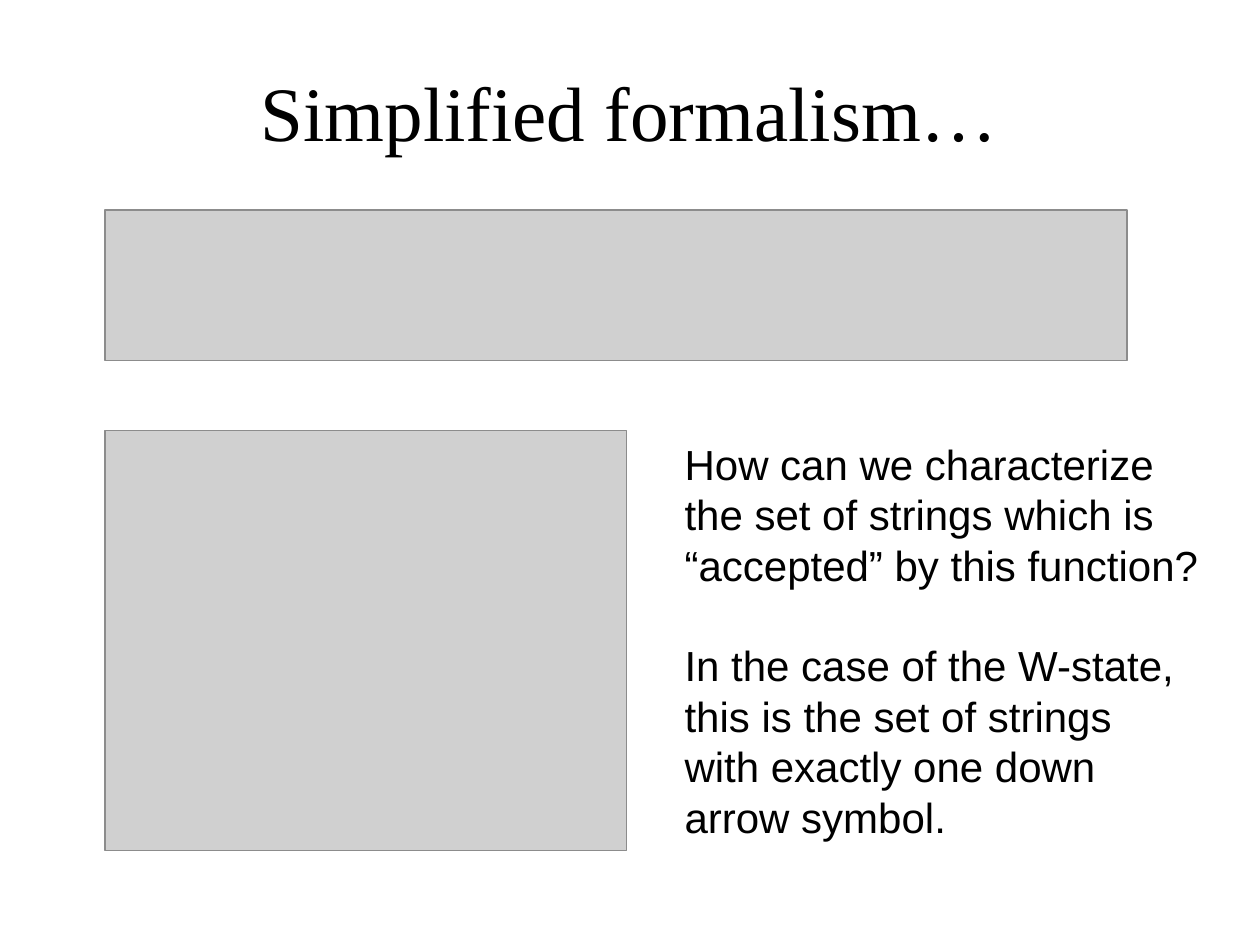
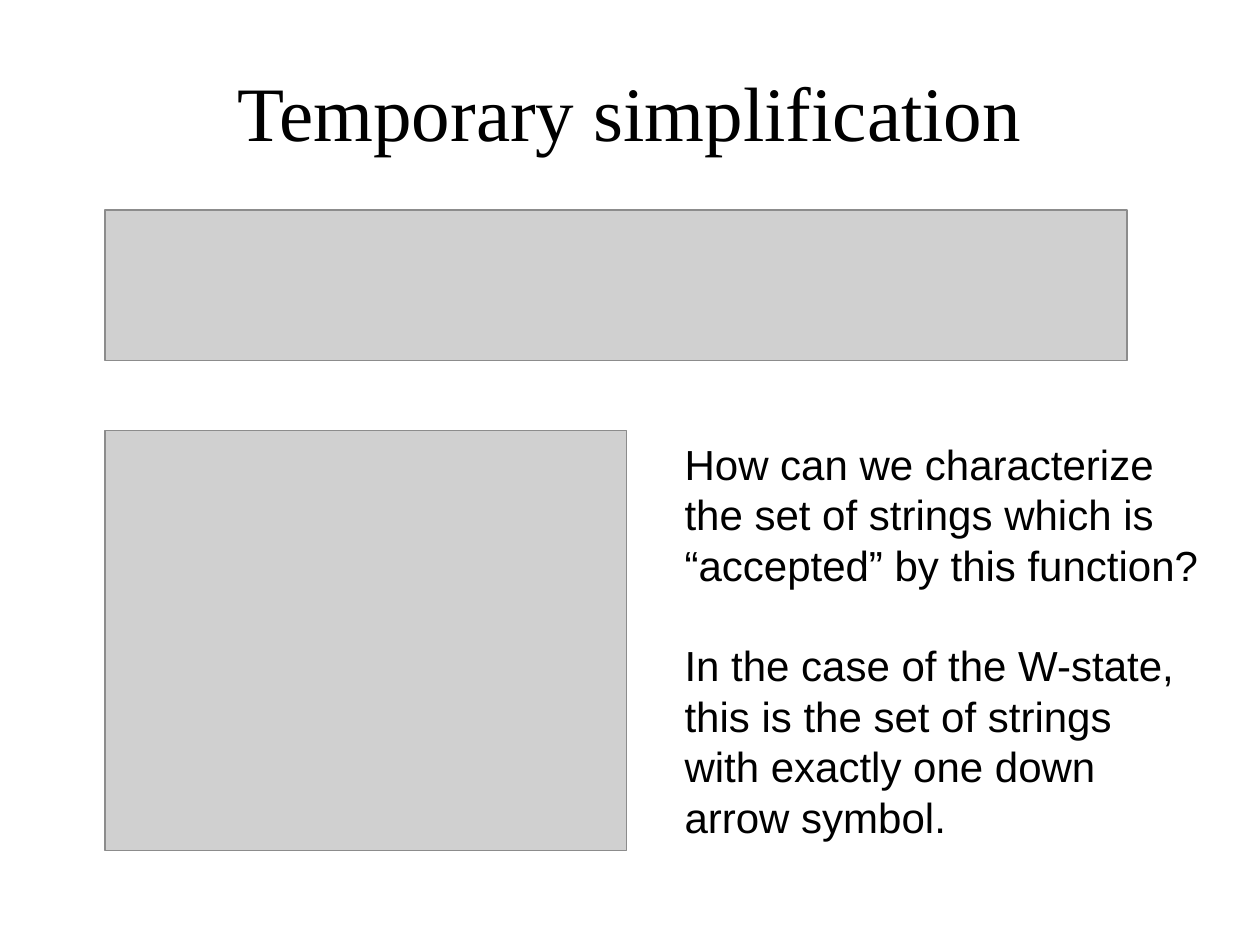
Before and after one commit to gcross/QC-Talks, a slide deck: slide 15 of GeneralExam/WeaponsOfMassSimulation.odp (slide 11 before the commit). Drawn at 1260x945 pixels with LibreOffice and Linux fonts; fonts in the diff are those of the drawing; grey boxes stand for pictures; background and template pictures are left out. Boxes give left, top, right and bottom in pixels: in the first picture for what was removed or moved away, otherwise in the second. Text is boxed around its words. In the diff, an @@ line names an element or a change of style, - is before the commit and + after.

```diff
--- a/GeneralExam/WeaponsOfMassSimulation.odp
+++ b/GeneralExam/WeaponsOfMassSimulation.odp
@@ title at (238, 86, 1021, 155): text changed @@
-Simplified formalism…
+Temporary simplification
```
Also in this commit, not shown: 5 other slides changed, 6 slides added, 2 slides removed.
